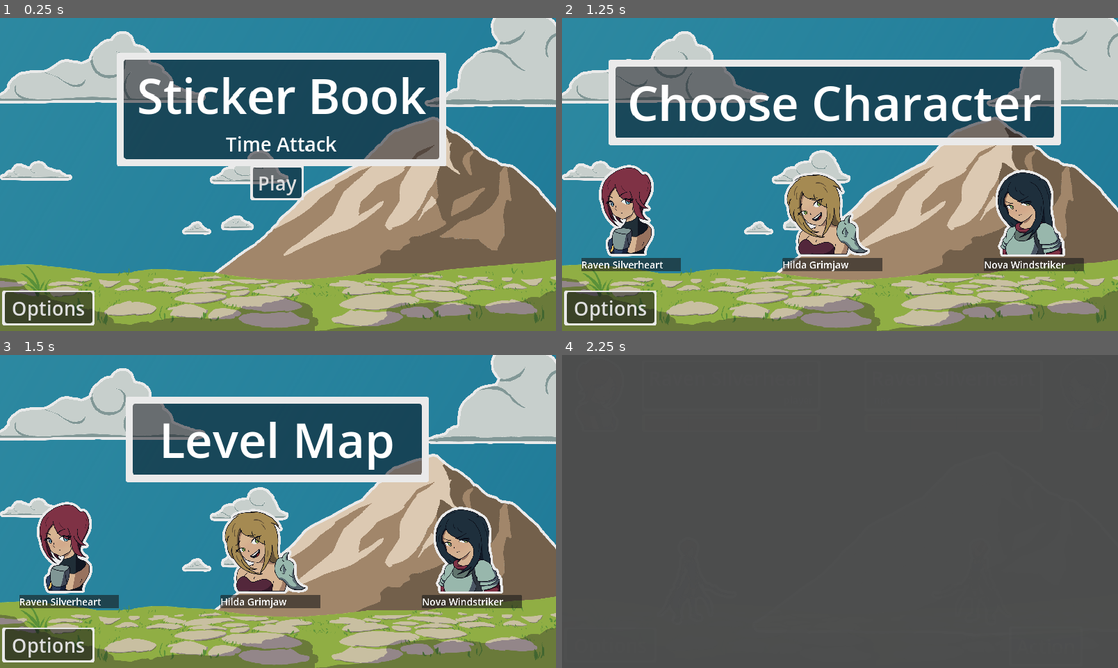
Above: before the commit, frames 1-4 (two rows, left to right).
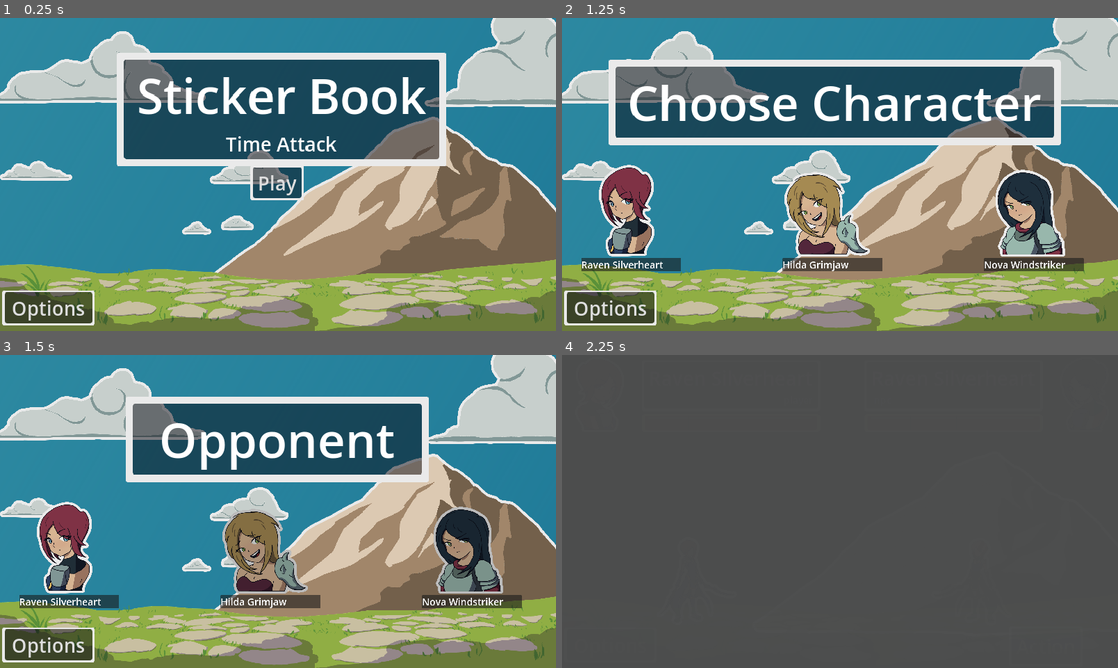
Above: after the commit, the same moments.

Repository: MajorZiploc/sticker_book_moments
Game: Godot game, scene res://scenes/title_scene.tscn
Two runs of this game, one before a commit and one after it. Both use one fixed random seed, a clock stepped at 60 frames per second and the inputs below.
Inputs (mouse positions are in pixels of both pictures, inside the frame that each line leads up to):
- Up to frame 1 (0.25 s): no input
- Up to frame 2 (1.25 s): click "Play" at 0.5 s
- Up to frame 3 (1.5 s): click (66, 545) at 1.27 s
- Up to frame 4 (2.25 s): click (628, 545) at 2.02 s

Frames 1-2 are identical in both runs. In frame 3, 5.7% of the frame differs, in the area x 29-91%, y 21-77%; in frame 4, nothing differs.

Commit message:
Add level map selectable chars limit and battle_scene routing

Diff:
--- a/scenes/battle_scene.gd
+++ b/scenes/battle_scene.gd
@@ -467,7 +467,16 @@
   qte_box_tween.tween_property(qte_item.sprite, "modulate:a", 1, 0.5).set_trans(Tween.TRANS_EXPO);
 
 func _on_end_battle_scene():
-  SceneSwitcher.change_scene("res://scenes/title_scene.tscn", {})
+  var current_opponent_idx = AppState.data.get(Constants.game_state, {}).get("current_opponent_idx", 0);
+  var current_opponent_choice_keys = AppState.data.get(Constants.game_state, {}).get("current_opponent_choice_keys", CombatUnitData.entries.keys());
+  # TODO: default to thanks_for_playing_scene
+  var next_scene = "res://scenes/title_scene.tscn";
+  if current_opponent_idx < current_opponent_choice_keys.size():
+    AppState.insert_data(Constants.game_state, {
+      "current_opponent_idx": current_opponent_idx + 1,
+    });
+    next_scene = "res://scenes/level_map.tscn";
+  SceneSwitcher.change_scene(next_scene, {})
 
 func end_battle_scene(combat_unit: BattleSceneHelper.CombatUnit):
   var box = BoxContainer.new();
--- a/scenes/choose_char.gd
+++ b/scenes/choose_char.gd
@@ -20,6 +20,10 @@
     "health": CombatUnitData.default_max_health,
     "inventory_item_types": player_inventory_item_types,
     "mod_types": [],
+  });
+  AppState.insert_data(Constants.game_state, {
+    "current_opponent_idx": 0,
+    "current_opponent_choice_keys": CombatUnitData.entries.keys(),
   });
   AppState.save_session();
   SceneSwitcher.change_scene("res://scenes/level_map.tscn", {})
--- a/scenes/level_map.gd
+++ b/scenes/level_map.gd
@@ -3,9 +3,13 @@
 @onready var ui: Control = $ui_root/ui;
 
 var pause_menu: Node;
+var current_opponent_idx = 0;
+var current_opponent_choice_keys: Array = [];
 
 func _ready():
   pause_menu = SceneHelper.make_pause_menu();
+  current_opponent_idx = AppState.data.get(Constants.game_state, {}).get("current_opponent_idx", 0);
+  current_opponent_choice_keys = AppState.data.get(Constants.game_state, {}).get("current_opponent_choice_keys", CombatUnitData.entries.keys());
   create_char_choices();
   ui.add_child(pause_menu);
 
@@ -30,7 +34,9 @@
   box.position = Vector2(40, 300);
   box.custom_minimum_size = Vector2(5000 * scale_scalar, 0);
   box.size_flags_horizontal = Control.SIZE_EXPAND_FILL;
-  for key in CombatUnitData.entries.keys():
+  for idx in current_opponent_choice_keys.size():
+    var key = current_opponent_choice_keys[idx];
+    var disabled = current_opponent_idx != idx;
     var entry = CombatUnitData.entries[key];
     var entry_box = VBoxContainer.new();
     var button = TextureButton.new();
@@ -38,7 +44,10 @@
     var label = Label.new();
     entry_box.size_flags_horizontal = Control.SIZE_EXPAND_FILL;
     button.texture_normal = load(entry.bust_path);
-    button.focus_entered.connect(func(): on_char_selected(key));
+    if disabled:
+      button.modulate = Color(0.8, 0.8, 0.8);
+    else:
+      button.focus_entered.connect(func(): on_char_selected(key));
     label.text = entry.name;
     label.theme_type_variation = &"HeaderMedium";
     panel.add_child(label);
--- a/scenes/level_map.tscn
+++ b/scenes/level_map.tscn
@@ -50,7 +50,7 @@
 [node name="title" type="Label" parent="ui_root/ui/title_card/panel/vbox"]
 layout_mode = 2
 theme_type_variation = &"HeaderXLarge"
-text = "Level Map"
+text = "Opponent"
 horizontal_alignment = 1
 
 [node name="options_btn" type="Button" parent="ui_root/ui"]
--- a/utils/constants.gd
+++ b/utils/constants.gd
@@ -3,3 +3,4 @@
 var player = "player"
 var npc = "npc"
 var max_inventory_size = 9;
+var game_state = "game_state";
Not shown, changed: README.md
